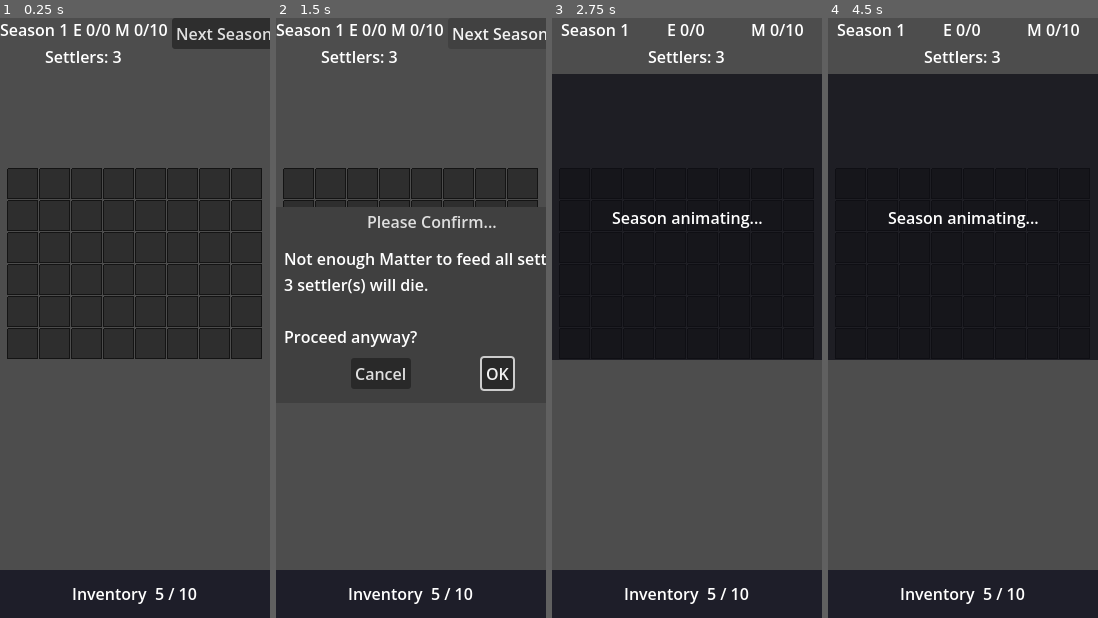
Above: before the commit, frames 1-4 (left to right).
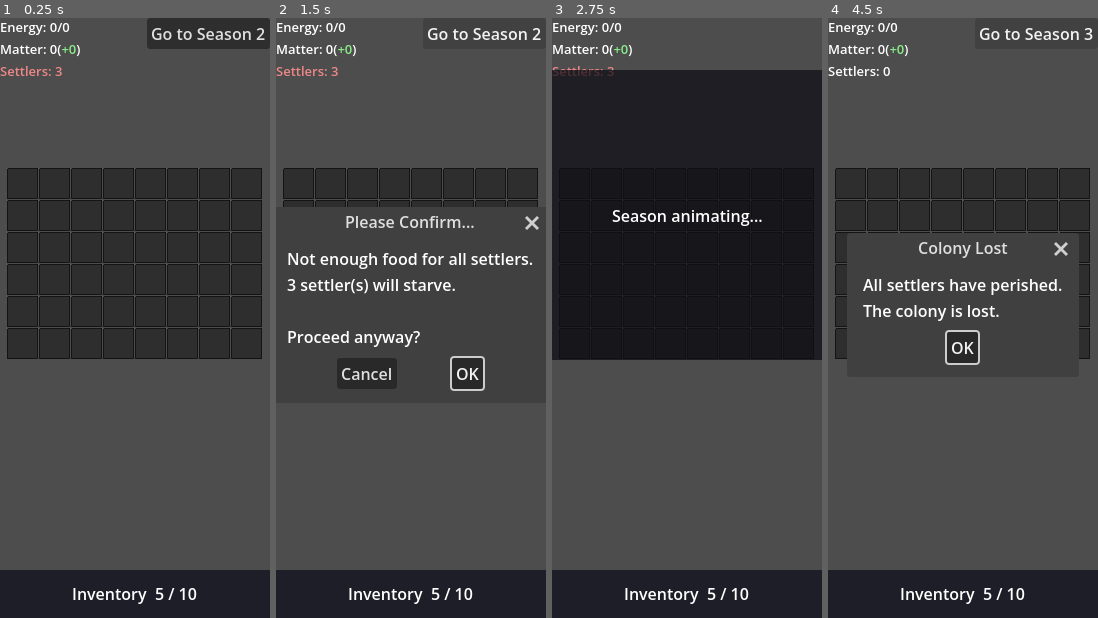
Above: after the commit, the same moments.

Repository: Kirkules/exofarm-vibe
Game: Godot game, scene res://scenes/game/game.tscn
The game is run twice, just before and just after one commit, with the same random seed, the same clock (stepped at 60 frames per second) and the same inputs.
Inputs:
- Up to frame 1 (0.25 s): no input
- Up to frame 2 (1.5 s): click "Next Season" (after the commit: "Go to Season 2") at 0.5 s; click "Next Season" (after the commit: "Go to Season 2") at 1.25 s
- Up to frame 3 (2.75 s): click "OK" at 2 s
- Up to frame 4 (4.5 s): click "Inventory 5 / 10" at 2.75 s; click "▼" at 3.5 s; click "Next Season" (after the commit: "Go to Season 3") at 4.25 s

The runs differ from the first frame. In frame 1, 2.1% of the frame differs, in the area x 0-100%, y 0-10%; in frame 2, 5.7%; in frame 3, 2.4%; in frame 4, 38%, in the area x 0-100%, y 0-58%.
Error before the commit: Invalid call. Nonexistent function 'refresh_matter' in base 'Control (HudUI)'. (res://scenes/game/game.gd:187)

Commit message:
Add per-settler food tracking and colony-lost condition
Introduces _compute_food_state() to project Nutrient Paste production,
per-settler fed/starving status, and matter delta. HUD tooltip labels
each settler as (fed) or (starving); settler count turns red when any
settler is projected to starve. All settlers dying ends the run.

Co-Authored-By: Claude Sonnet 4.6 <noreply@anthropic.com>

Diff:
--- a/scenes/game/game.gd
+++ b/scenes/game/game.gd
@@ -181,10 +181,12 @@
 	# During planning, energy is always at full capacity (nothing spent yet).
 	GameState.energy_capacity = _power_state.total_pool()
 	GameState.energy = GameState.energy_capacity - _power_state.total_draw()
-	# Push matter projection to HUD before refresh() reads it.
-	var matter_prod: int = _compute_matter_production()
-	var food_cost: int   = GameState.settler_count if _food_is_powered() else 0
-	hud_ui.refresh_matter(GameState.matter + matter_prod - food_cost, matter_prod - food_cost)
+	# Compute food and matter projection for HUD.
+	var food: Dictionary    = _compute_food_state()
+	var paste_produced: int = food["paste_produced"]
+	var matter_prod: int    = food["matter_prod"]
+	hud_ui.set_settler_fed_count(food["fed_count"])
+	hud_ui.refresh_matter(GameState.matter + matter_prod - paste_produced, matter_prod - paste_produced)
 	hud_ui.refresh()
 	_refresh_overlays(placed)
 
@@ -205,7 +207,6 @@
 	return matter_prod
 
 ## Returns true if any active placed building with matter_production > 0 is powered.
-## When false, no Nutrient Paste is produced and all settlers starve.
 func _food_is_powered() -> bool:
 	if _power_state == null:
 		return false
@@ -219,6 +220,29 @@
 		if bdef.matter_production > 0 and _power_state.is_powered(piece_id):
 			return true
 	return false
+
+## Computes the projected food and Nutrient Paste state for the upcoming season end.
+## Keys: matter_prod, food_items, paste_needed, paste_produced, fed_count, deaths.
+## fed_count settlers (first in settler_names order) will survive; the rest starve.
+## Paste is only made if needed and if a powered food-producing building exists.
+## Available Matter for paste is calculated after other Matter usages (currently none).
+func _compute_food_state() -> Dictionary:
+	var matter_prod: int  = _compute_matter_production()
+	var food_items: int   = 0  # placeholder until food items are introduced
+	var paste_needed: int = maxi(0, GameState.settler_count - food_items)
+	var paste_produced: int = 0
+	if paste_needed > 0 and _food_is_powered():
+		var matter_avail: int = GameState.matter + matter_prod  # after other usages (none yet)
+		paste_produced = mini(paste_needed, maxi(0, matter_avail))
+	var fed_count: int = mini(GameState.settler_count, food_items + paste_produced)
+	return {
+		"matter_prod":    matter_prod,
+		"food_items":     food_items,
+		"paste_needed":   paste_needed,
+		"paste_produced": paste_produced,
+		"fed_count":      fed_count,
+		"deaths":         GameState.settler_count - fed_count,
+	}
 
 func _refresh_overlays(placed: Dictionary) -> void:
 	var sources: Array = []
@@ -257,18 +281,11 @@
 	return placed
 
 func _on_next_season_pressed() -> void:
-	# Deaths occur if the food system is unpowered, or matter + production is less than food cost.
-	var matter_prod: int   = _compute_matter_production()
-	var food_powered: bool = _food_is_powered()
-	var deaths: int
-	if not food_powered:
-		deaths = GameState.settler_count
-	else:
-		deaths = maxi(0, GameState.settler_count - (GameState.matter + matter_prod))
-	if deaths > 0:
+	var food: Dictionary = _compute_food_state()
+	if food["deaths"] > 0:
 		_confirm_dialog.dialog_text = \
-			"Not enough Matter to feed all settlers.\n%d settler(s) will die.\n\nProceed anyway?" \
-			% deaths
+			"Not enough food for all settlers.\n%d settler(s) will starve.\n\nProceed anyway?" \
+			% food["deaths"]
 		_confirm_dialog.popup_centered()
 	else:
 		_begin_simulation()
@@ -287,13 +304,14 @@
 
 ## Called when the simulation timer fires. Compute season outcomes and return to planning.
 func _end_simulation() -> void:
-	# Production first, then food consumption (only if the food system is powered).
-	GameState.matter += _compute_matter_production()
-	var food_powered: bool = _food_is_powered()
-	var food_cost: int     = GameState.settler_count if food_powered else 0
-	var deaths: int        = GameState.settler_count if not food_powered \
-		else maxi(0, food_cost - GameState.matter)
-	GameState.matter        = maxi(0, GameState.matter - food_cost)
+	# Compute food state before applying changes (power state is still valid from planning).
+	var food: Dictionary    = _compute_food_state()
+	var deaths: int         = food["deaths"]
+	var paste_produced: int = food["paste_produced"]
+	# Apply matter: production first, then paste consumption.
+	GameState.matter += food["matter_prod"]
+	GameState.matter  = maxi(0, GameState.matter - paste_produced)
+	# Apply deaths: starving settlers die (removed from the end of the list, matching UI order).
 	GameState.settler_count = maxi(0, GameState.settler_count - deaths)
 	for _i: int in range(deaths):
 		if not GameState.settler_names.is_empty():
@@ -304,4 +322,13 @@
 	_sim_overlay.visible = false
 	farm_grid.set_planning_active(true)
 	hud_ui.set_simulation_active(false)
-	_recompute_power()  # updates energy capacity/current and refreshes HUD
+	_recompute_power()
+	if GameState.settler_count == 0:
+		_on_colony_lost()
+
+func _on_colony_lost() -> void:
+	var dlg: AcceptDialog = AcceptDialog.new()
+	dlg.title = "Colony Lost"
+	dlg.dialog_text = "All settlers have perished.\nThe colony is lost."
+	add_child(dlg)
+	dlg.popup_centered()
--- a/scenes/game/ui/hud_ui.gd
+++ b/scenes/game/ui/hud_ui.gd
@@ -1,25 +1,30 @@
 class_name HudUI
 extends Control
 
-## Top-of-screen HUD bar showing season number, resources, settler count,
-## and the Next Season button.
-## Automatically insets content below the device's display cutout.
-## Background is transparent; the Next Season button has dedicated space
-## in the top-right, and info rows wrap vertically as needed.
+## Top-of-screen HUD: Energy, Matter, and Settlers each on their own line,
+## left-justified, with the Next Season button top-right.
+## Transparent background; auto-insets below display cutout.
 
 const COLOR_TOOLTIP := Color(0.12, 0.12, 0.16)
-## Content height (before safe-area inset) — sized for two label rows.
-const BASE_HEIGHT := 56
+## Font size for HUD info labels (~80% of Godot's default 16px).
+const INFO_FONT_SIZE := 13
+## Content height before safe-area inset — fits three rows at INFO_FONT_SIZE.
+const BASE_HEIGHT := 52
 
 ## Emitted when the player presses the Next Season button.
 signal next_season_pressed
 
-var _season_label:  Label
 var _energy_label:  Label
-var _matter_label:  Label
+var _matter_label:  RichTextLabel
 var _settler_label: Label
 var _next_btn:      Button
 var _content_margin: MarginContainer
+
+## Cached matter projection values, set by refresh_matter() before refresh().
+var _matter_projected: int = 0
+var _matter_delta:     int = 0
+## How many settlers (first N in list order) are projected to be fed this season.
+var _settler_fed_count: int = 0
 
 ## Tooltip panel that drops below the HUD bar to show settler names.
 var _settler_tooltip:  PanelContainer
@@ -40,12 +45,11 @@
 # ---------------------------------------------------------------------------
 
 func _build_ui() -> void:
-	# No opaque panel — transparent background.
 	_content_margin = MarginContainer.new()
 	_content_margin.set_anchors_and_offsets_preset(Control.PRESET_FULL_RECT)
 	add_child(_content_margin)
 
-	# Outer row: info VBox on the left, Next Season button on the right.
+	# Outer row: info VBox on the left, Next Season button top-right.
 	var outer_hbox: HBoxContainer = HBoxContainer.new()
 	_content_margin.add_child(outer_hbox)
 
@@ -53,28 +57,23 @@
 	info_vbox.size_flags_horizontal = Control.SIZE_EXPAND_FILL
 	outer_hbox.add_child(info_vbox)
 
-	# Row 1: Season | Energy | Matter
-	var row1: HBoxContainer = HBoxContainer.new()
-	info_vbox.add_child(row1)
+	_energy_label = _make_info_label()
+	info_vbox.add_child(_energy_label)
 
-	_season_label = _make_info_label()
-	row1.add_child(_season_label)
+	_matter_label = RichTextLabel.new()
+	_matter_label.bbcode_enabled = true
+	_matter_label.fit_content = true
+	_matter_label.scroll_active = false
+	_matter_label.size_flags_horizontal = Control.SIZE_EXPAND_FILL
+	_matter_label.add_theme_font_size_override("normal_font_size", INFO_FONT_SIZE)
+	info_vbox.add_child(_matter_label)
 
-	_energy_label = _make_info_label()
-	row1.add_child(_energy_label)
-
-	_matter_label = _make_info_label()
-	row1.add_child(_matter_label)
-
-	# Row 2: Settlers (interactive — press to reveal names)
 	_settler_label = _make_info_label()
 	_settler_label.mouse_filter = Control.MOUSE_FILTER_STOP
 	_settler_label.gui_input.connect(_on_settler_label_input)
 	info_vbox.add_child(_settler_label)
 
-	# Next Season button — top-aligned so it sits in the top-right corner.
 	_next_btn = Button.new()
-	_next_btn.text = "Next Season"
 	_next_btn.size_flags_vertical = Control.SIZE_SHRINK_BEGIN
 	_next_btn.pressed.connect(_on_next_season_button_pressed)
 	outer_hbox.add_child(_next_btn)
@@ -94,7 +93,8 @@
 func _make_info_label() -> Label:
 	var lbl: Label = Label.new()
 	lbl.size_flags_horizontal = Control.SIZE_EXPAND_FILL
-	lbl.horizontal_alignment = HORIZONTAL_ALIGNMENT_CENTER
+	lbl.horizontal_alignment = HORIZONTAL_ALIGNMENT_LEFT
+	lbl.add_theme_font_size_override("font_size", INFO_FONT_SIZE)
 	return lbl
 
 # ---------------------------------------------------------------------------
@@ -102,7 +102,7 @@
 # ---------------------------------------------------------------------------
 
 func _apply_safe_area() -> void:
-	var safe_area: Rect2i  = DisplayServer.get_display_safe_area()
+	var safe_area: Rect2i      = DisplayServer.get_display_safe_area()
 	var window_size: Vector2i  = DisplayServer.window_get_size()
 	var viewport_size: Vector2 = get_viewport().get_visible_rect().size
 	var scale_y: float = viewport_size.y / float(window_size.y)
@@ -111,7 +111,6 @@
 	var total_height: int = BASE_HEIGHT + top_inset
 	custom_minimum_size.y = total_height
 	offset_bottom = total_height
-	# Keep tooltip anchored just below the HUD bar.
 	_settler_tooltip.position = Vector2(0.0, float(total_height))
 
 # ---------------------------------------------------------------------------
@@ -124,12 +123,33 @@
 	if v:
 		_hide_settler_tooltip()
 
+## Update how many settlers are projected to be fed (first N in list order).
+func set_settler_fed_count(fed_count: int) -> void:
+	_settler_fed_count = fed_count
+
+## Store projected matter and delta, then update the matter label.
+## Must be called before refresh() so the correct values are displayed.
+func refresh_matter(projected: int, delta: int) -> void:
+	_matter_projected = projected
+	_matter_delta     = delta
+	_update_matter_label()
+
 ## Reads current values from GameState and updates all labels.
 func refresh() -> void:
-	_season_label.text  = "Season %d" % GameState.season
-	_energy_label.text  = "E %d/%d" % [GameState.energy, GameState.energy_capacity]
-	_matter_label.text  = "M %d/%d" % [GameState.matter, GameState.matter_capacity]
+	_energy_label.text  = "Energy: %d/%d" % [GameState.energy, GameState.energy_capacity]
+	_update_matter_label()
 	_settler_label.text = "Settlers: %d" % GameState.settler_count
+	if _settler_fed_count < GameState.settler_count:
+		_settler_label.add_theme_color_override("font_color", Color("#ee8888"))
+	else:
+		_settler_label.remove_theme_color_override("font_color")
+	_next_btn.text      = "Go to Season %d" % (GameState.season + 1)
+
+func _update_matter_label() -> void:
+	var sign: String  = "+" if _matter_delta >= 0 else ""
+	var color: String = "#88ee88" if _matter_delta >= 0 else "#ee8888"
+	_matter_label.text = "Matter: %d([color=%s]%s%d[/color])" \
+		% [_matter_projected, color, sign, _matter_delta]
 
 # ---------------------------------------------------------------------------
 # Settler tooltip
@@ -138,10 +158,12 @@
 func _show_settler_tooltip() -> void:
 	for child: Node in _tooltip_name_box.get_children():
 		child.queue_free()
-	for name: String in GameState.settler_names:
+	for i: int in range(GameState.settler_names.size()):
+		var settler_name: String = GameState.settler_names[i]
+		var status: String = "fed" if i < _settler_fed_count else "starving"
 		var lbl: Label = Label.new()
-		lbl.text = name
-		lbl.add_theme_font_size_override("font_size", 10)
+		lbl.text = "%s (%s)" % [settler_name, status]
+		lbl.add_theme_font_size_override("font_size", INFO_FONT_SIZE)
 		_tooltip_name_box.add_child(lbl)
 	_settler_tooltip.visible = true
 
